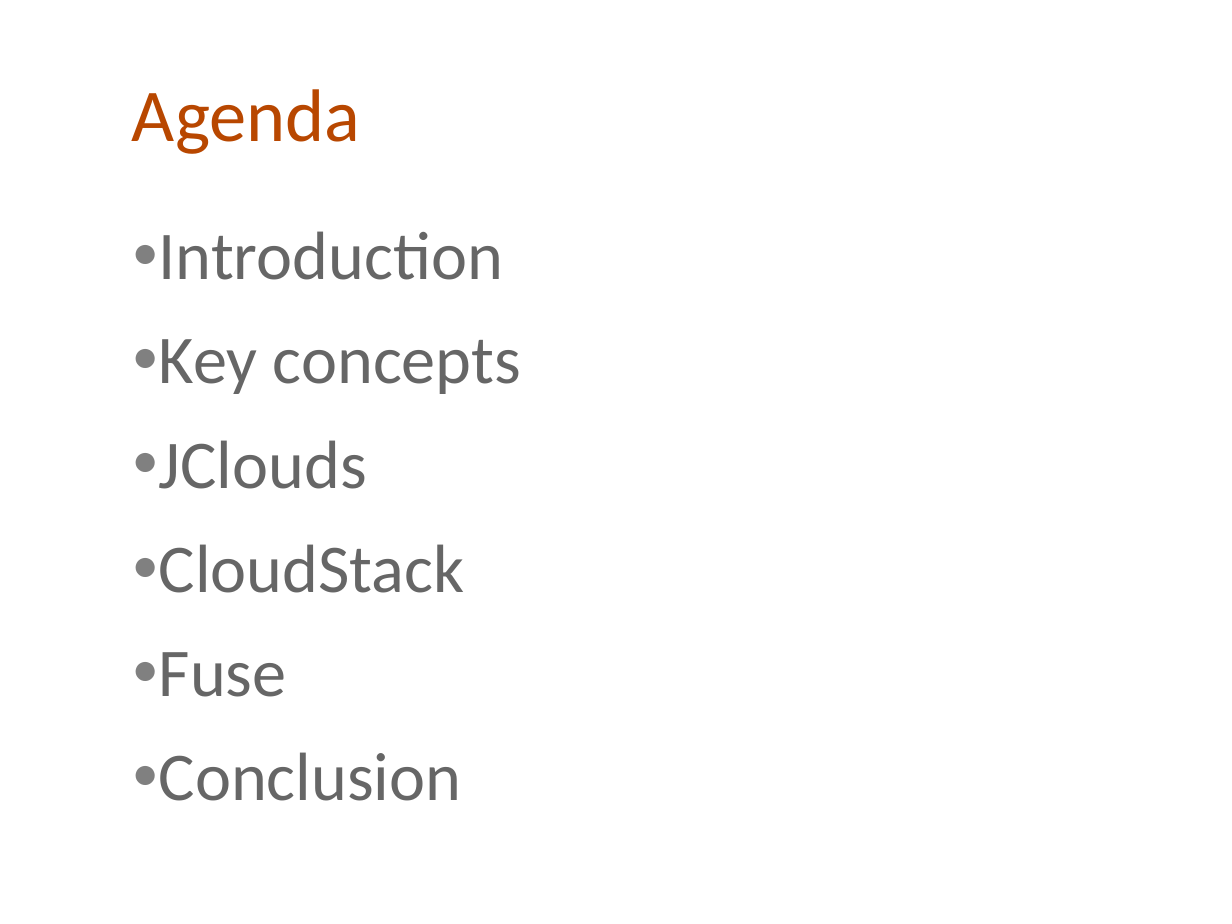
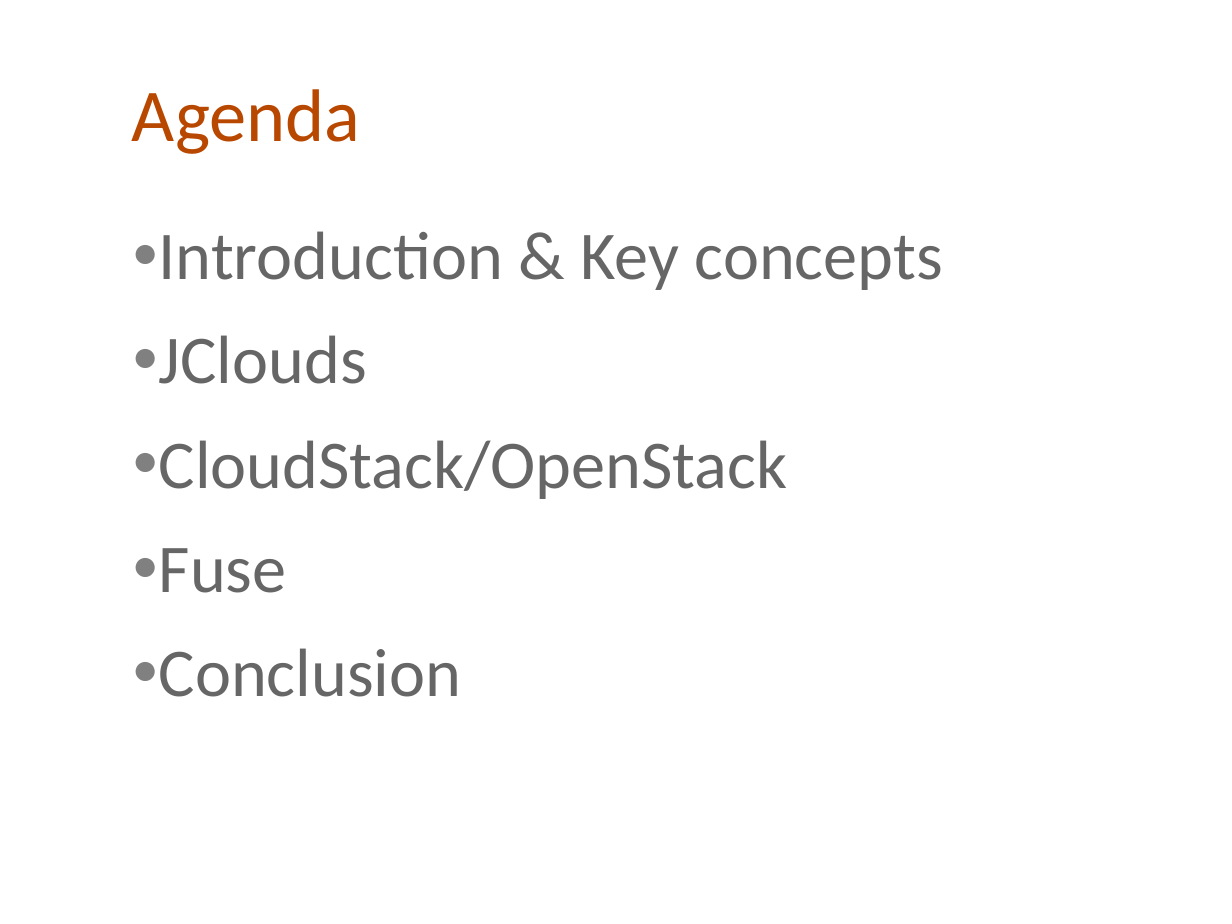
Before and after one commit to cmoulliard/apachecon-2012, a slide deck: slide 2 of cloud-fuse-apachecon_eu_2012.odp. Drawn at 1232x924 pixels with LibreOffice and Linux fonts; fonts in the diff are those of the drawing; background and template pictures are left out. Boxes give left, top, right and bottom in pixels: in the first picture for what was removed or moved away, otherwise in the second. Text is boxed around its words. In the diff, an @@ line names an element or a change of style, - is before the commit and + after.

```diff
--- a/cloud-fuse-apachecon_eu_2012.odp
+++ b/cloud-fuse-apachecon_eu_2012.odp
@@ text at <box>159,231,943,290</box>: text changed @@
-● Introduction
-● Key concepts
+● Introduction & Key concepts
@@ text at <box>159,440,788,499</box>: text changed @@
-● CloudStack
+● CloudStack/OpenStack
```
Also in this commit, not shown: 7 other slides changed, 34 slides added, 12 slides removed, 1 other file.
